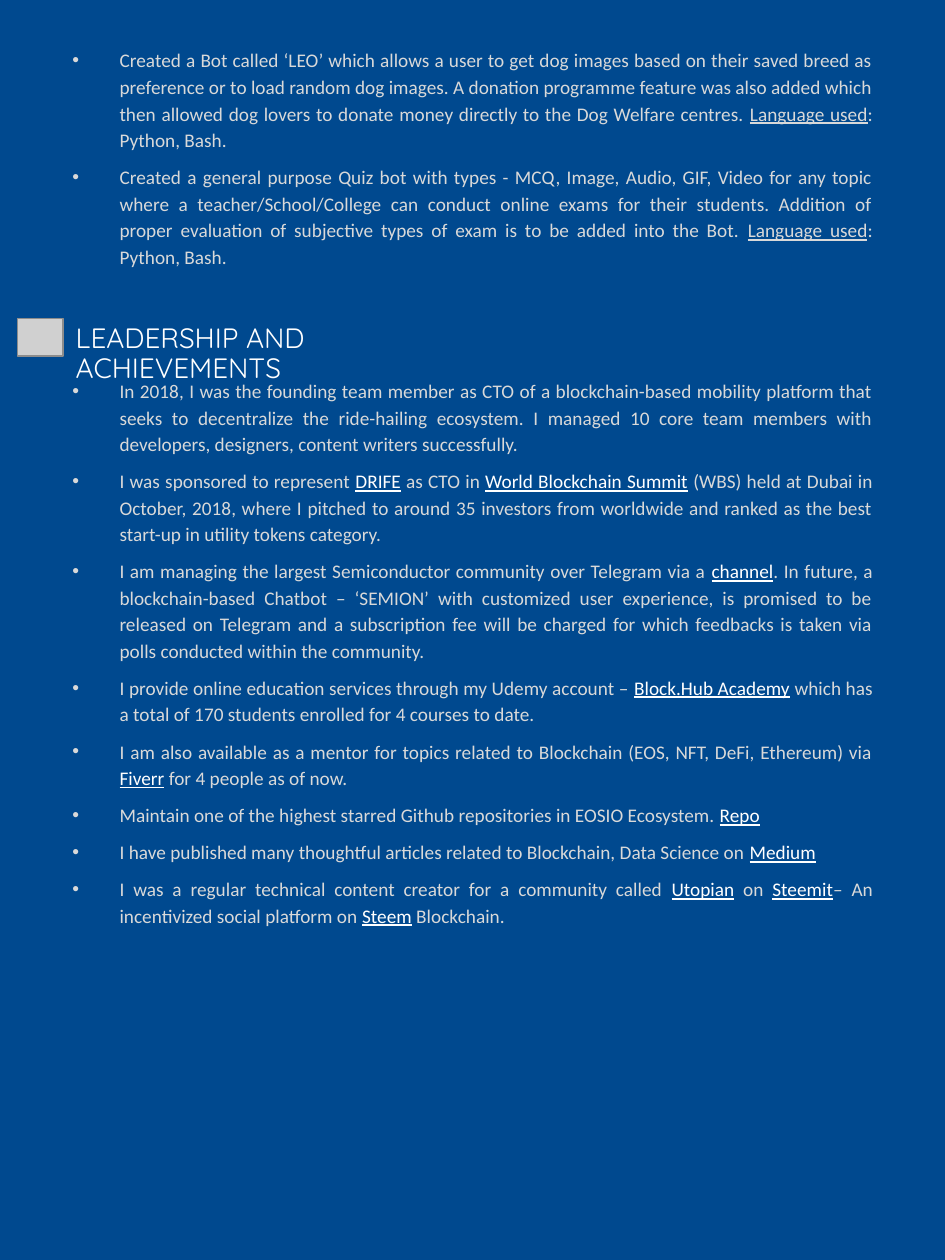
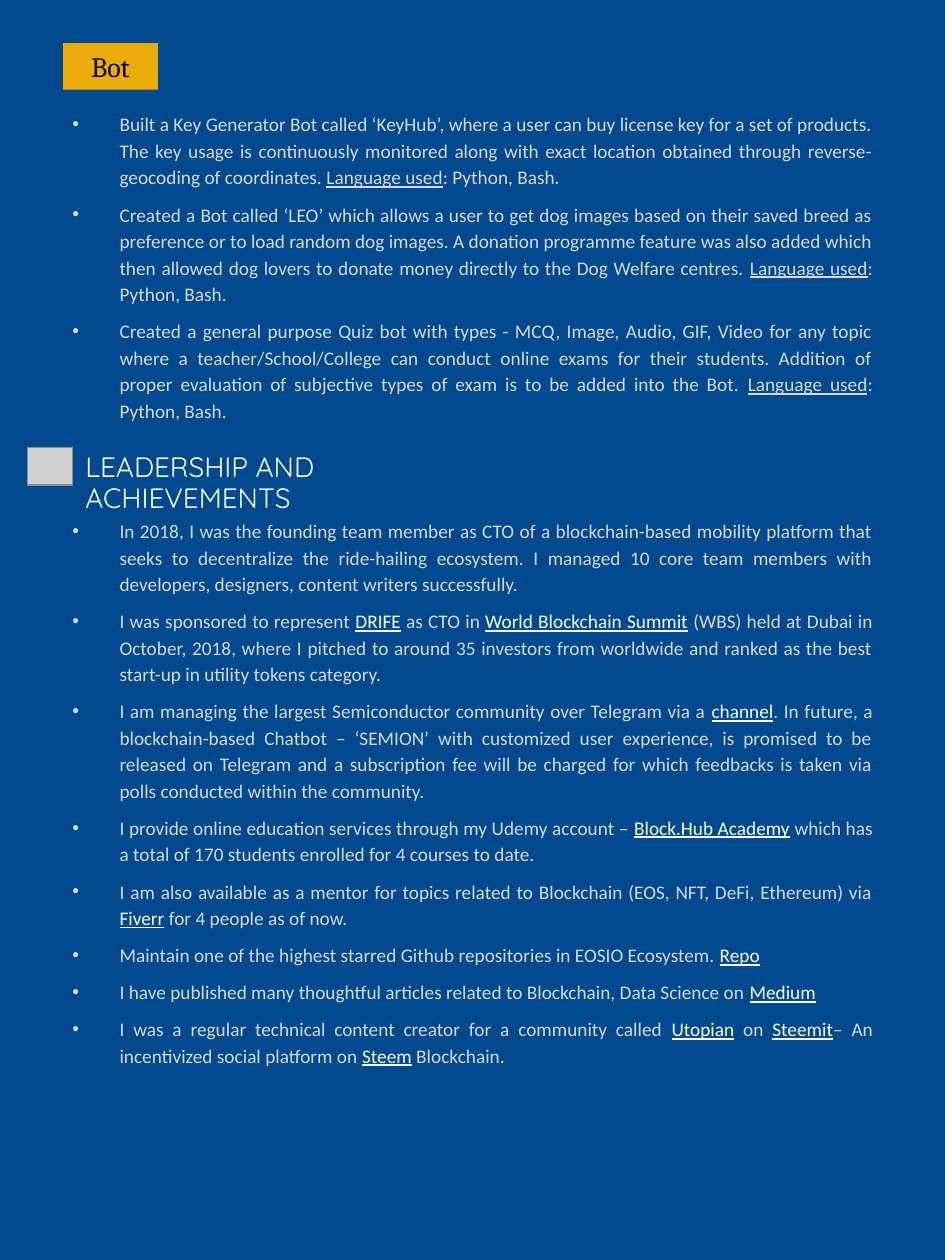
Before and after one commit to abhi3700/my_resume, a slide deck: slide 4 of my_resume.pptx. Drawn at 945x1260 pixels with LibreOffice and Linux fonts; fonts in the diff are those of the drawing; grey boxes stand for pictures. Boxes give left, top, right and bottom in pixels: in the first picture for what was removed or moved away, otherwise in the second. Text is boxed around its words. In the diff, an @@ line names an element or a change of style, - is before the commit and + after.

```diff
--- a/my_resume.pptx
+++ b/my_resume.pptx
@@ rectangle added at (x1=63, y1=43, x2=158, y2=89), fill #EBAB0B, 16 pt, text #000000 @@
+Bot
@@ text "Built a Key Generator Bot ..." moved from (x1=120, y1=53, x2=873, y2=267) to (x1=120, y1=117, x2=873, y2=395) @@
@@ text at (x1=120, y1=117, x2=872, y2=188): paragraph added @@
+• Built a Key Generator Bot called ‘KeyHub’, where a user can buy license key for a set of products. The key usage is continuously monitored along with exact location obtained through reverse-geocoding of coordinates. Language used: Python, Bash.
@@ picture moved from (x1=18, y1=319, x2=63, y2=357) to (x1=28, y1=447, x2=73, y2=485) @@
@@ text "LEADERSHIP AND ACHIEVEMENTS" rewrapped from (x1=76, y1=328, x2=304, y2=387) to (x1=85, y1=457, x2=314, y2=509) @@
@@ text "In 2018, I was the ..." moved from (x1=120, y1=384, x2=873, y2=926) to (x1=120, y1=524, x2=873, y2=1066) @@
```
Also in this commit, not shown: 3 other slides changed, 2 other files.
